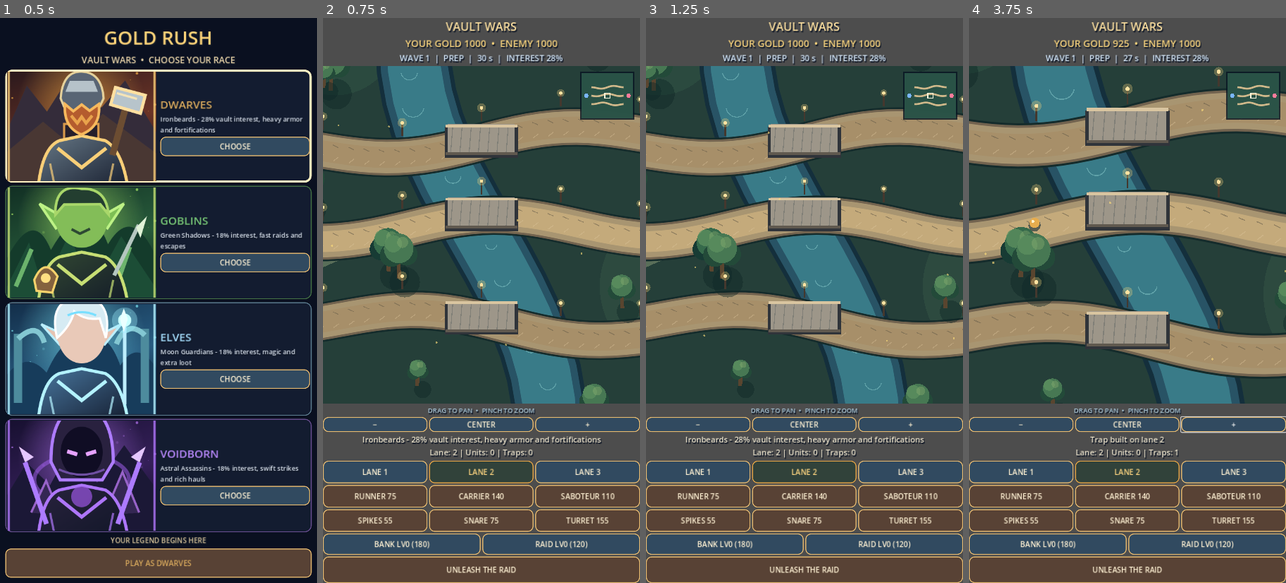
Above: before the commit, frames 1-4 (left to right).
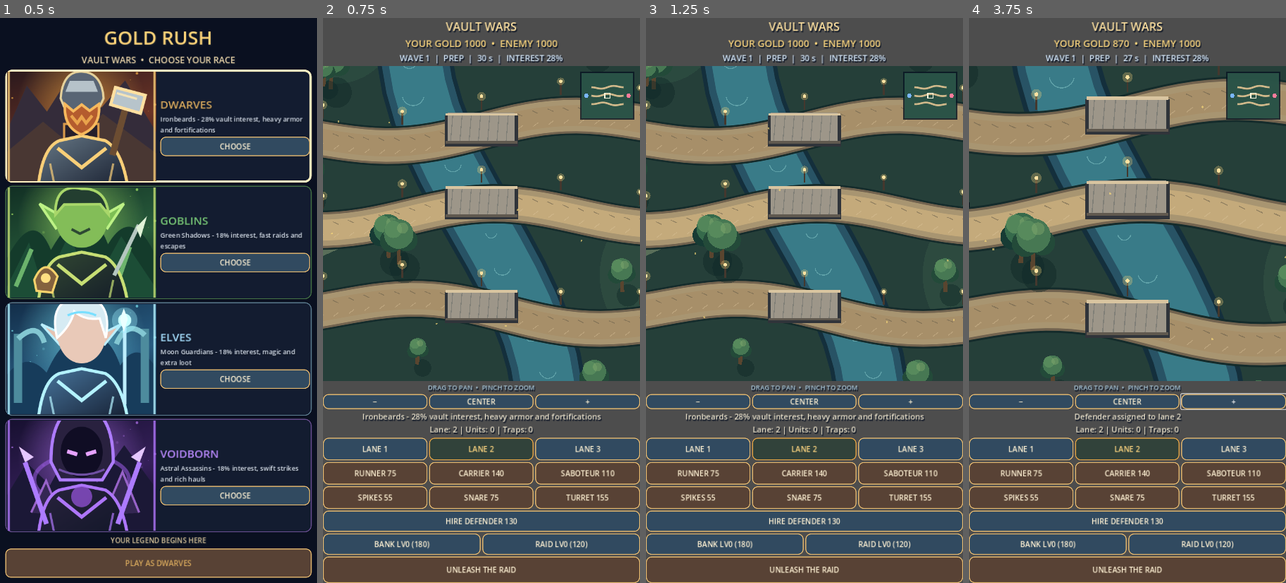
Above: after the commit, the same moments.

Repository: krzych3d/Gold-rush-mobile
Game: Godot game, scene res://main.tscn
The game is run twice, just before and just after one commit, with the same random seed, the same clock (stepped at 60 frames per second) and the same inputs.
Inputs (mouse positions are in pixels of both pictures, inside the frame that each line leads up to):
- Up to frame 1 (0.5 s): no input
- Up to frame 2 (0.75 s): click "PLAY AS DWARVES" at 0.5 s
- Up to frame 3 (1.25 s): no input
- Up to frame 4 (3.75 s): click (1127, 520) at 1.25 s, where only the run after the commit has a clickable "HIRE DEFENDER 130"; click "−" at 2 s; click "CENTER" at 2.75 s; click "+" at 3.5 s

Frame 1 is identical in both runs. In frame 2, 41% of the frame differs, in the area x 0-100%, y 8-91%; in frame 3, 41%; in frame 4, 42%, in the area x 0-100%, y 3-91%.

Commit message:
Add recruitable lane defenders, defensive combat AI and health bars for all combat units

Diff:
--- a/scripts/game.gd
+++ b/scripts/game.gd
@@ -11,6 +11,8 @@
 const HP := [45.0, 180.0, 75.0]
 const SPEED := [0.21, 0.105, 0.15]
 const TRAP_COSTS := [55, 75, 155]
+const GUARD_COST := 130
+const GUARD_HP := 190.0
 
 var selected_race := 0
 var wave := 1
@@ -27,6 +29,8 @@
 var orders: Array = [[], []]
 var traps: Array = [[], []]
 var units: Array = []
+var guards: Array = []
+var guard_button: Button
 var rng := RandomNumberGenerator.new()
 var message := "Build your army with coins. Protect your vault!"
 var hud: Label
@@ -125,6 +129,13 @@
 				button.pressed.connect(_buy_unit.bind(index))
 			else:
 				button.pressed.connect(_buy_trap.bind(index))
+	guard_button = Button.new()
+	guard_button.text = "HIRE DEFENDER 130"
+	guard_button.custom_minimum_size.y = 48
+	guard_button.size_flags_horizontal = Control.SIZE_EXPAND_FILL
+	root.add_child(guard_button)
+	_style_button(guard_button, true)
+	guard_button.pressed.connect(_buy_guard)
 	var economy_row := HBoxContainer.new()
 	root.add_child(economy_row)
 	invest_button = Button.new()
@@ -302,6 +313,61 @@
 	message = "Raid training %d/3: faster, stronger thieves." % raid_boost
 	_refresh()
 
+func _buy_guard() -> void:
+	if phase != "PREP":
+		return
+	var count := 0
+	for guard in guards:
+		if int(guard["side"]) == 0 and int(guard["lane"]) == lane:
+			count += 1
+	if gold[0] < GUARD_COST or count >= 3:
+		message = "Need 130 vault gold; max 3 defenders per lane."
+		_refresh()
+		return
+	gold[0] -= GUARD_COST
+	guards.append({"side": 0, "lane": lane, "position": 0.19 + float(count) * 0.11, "health": GUARD_HP, "max_health": GUARD_HP, "cooldown": 0.0})
+	_check_vaults()
+	message = "Defender assigned to lane %d" % (lane + 1)
+	_refresh()
+
+func _guard_combat(dt: float) -> void:
+	for guard in guards.duplicate():
+		if float(guard["health"]) <= 0.0:
+			guards.erase(guard)
+			continue
+		guard["cooldown"] = maxf(0.0, float(guard["cooldown"]) - dt)
+		var gp: Vector2 = _point(int(guard["lane"]), float(guard["position"]), int(guard["side"]))
+		var target: Dictionary = {}
+		var nearest := 135.0
+		for unit in units:
+			if int(unit["side"]) == int(guard["side"]) or int(unit["lane"]) != int(guard["lane"]):
+				continue
+			var up: Vector2 = _point(int(unit["lane"]), clampf(float(unit["position"]), 0.0, 1.0), int(unit["side"]))
+			var distance: float = gp.distance_to(up)
+			if distance < nearest:
+				nearest = distance
+				target = unit
+		if not target.is_empty() and float(guard["cooldown"]) <= 0.0:
+			target["health"] -= 26.0
+			guard["cooldown"] = 0.9
+			if float(target["health"]) <= 0.0:
+				if int(target["carried"]) > 0:
+					gold[int(guard["side"])] += int(target["carried"])
+				units.erase(target)
+		for unit in units:
+			if int(unit["side"]) == int(guard["side"]) or int(unit["lane"]) != int(guard["lane"]):
+				continue
+			var up: Vector2 = _point(int(unit["lane"]), clampf(float(unit["position"]), 0.0, 1.0), int(unit["side"]))
+			if gp.distance_to(up) < 48.0:
+				guard["health"] -= (9.0 if int(unit["kind"]) == -1 else 14.0) * dt
+
+func _draw_health_bar(p: Vector2, health: float, max_health: float, friendly: bool, width: float = 34.0) -> void:
+	var ratio: float = clampf(health / maxf(max_health, 1.0), 0.0, 1.0)
+	var top_left := p + Vector2(-width * 0.5, -54)
+	arena.draw_rect(Rect2(top_left - Vector2(2, 2), Vector2(width + 4, 10)), Color("08111c"))
+	arena.draw_rect(Rect2(top_left, Vector2(width, 6)), Color("542f37"))
+	arena.draw_rect(Rect2(top_left, Vector2(width * ratio, 6)), Color("55e98b") if friendly else Color("ff6976"))
+
 func _buy_unit(kind: int) -> void:
 	if phase != "PREP":
 		return
@@ -346,6 +412,15 @@
 		gold[1] -= COSTS[kind]
 		_check_vaults()
 		budget -= COSTS[kind]
+	if gold[1] >= GUARD_COST + 1 and guards.size() < mini(3 + wave, 9):
+		var bot_lane: int = rng.randi_range(0, 2)
+		var bot_count := 0
+		for guard in guards:
+			if int(guard["side"]) == 1 and int(guard["lane"]) == bot_lane:
+				bot_count += 1
+		if bot_count < 3:
+			gold[1] -= GUARD_COST
+			guards.append({"side": 1, "lane": bot_lane, "position": 0.19 + float(bot_count) * 0.11, "health": GUARD_HP, "max_health": GUARD_HP, "cooldown": 0.0})
 	if gold[1] >= 55 and traps[1].size() < wave * 2:
 		gold[1] -= 55
 		_check_vaults()
@@ -390,7 +465,7 @@
 	if side == 0:
 		unit_health *= 1.0 + float(raid_boost) * 0.12
 		unit_speed *= 1.0 + float(raid_boost) * 0.08
-	units.append({"side": side, "lane": path, "kind": kind, "position": offset, "returning": false, "health": unit_health, "speed": unit_speed, "capacity": unit_capacity, "carried": 0, "stunned": 0.0, "disarmed": false, "triggered": []})
+	units.append({"side": side, "lane": path, "kind": kind, "position": offset, "returning": false, "health": unit_health, "max_health": unit_health, "speed": unit_speed, "capacity": unit_capacity, "carried": 0, "stunned": 0.0, "disarmed": false, "triggered": []})
 
 func _tick() -> void:
 	if phase == "SELECT":
@@ -416,6 +491,7 @@
 	_refresh()
 
 func _simulate(dt: float) -> void:
+	_guard_combat(dt)
 	for unit in units.duplicate():
 		if unit["stunned"] > 0.0:
 			unit["stunned"] -= dt
@@ -509,6 +585,7 @@
 	info.text = message + "\nLane: %d | Units: %d | Traps: %d" % [lane + 1, orders[0].size(), traps[0].size()]
 	for i in range(3, 9):
 		controls[i].disabled = phase != "PREP"
+	guard_button.disabled = phase != "PREP" or gold[0] < GUARD_COST
 	invest_button.disabled = phase != "PREP" or bank_level >= 5 or gold[0] < 180 + bank_level * 110
 	raid_button.disabled = phase != "PREP" or raid_boost >= 3 or gold[0] < 120
 	invest_button.text = "BANK LV%d (%d)" % [bank_level, 180 + bank_level * 110] if bank_level < 5 else "BANK MAX"
@@ -709,11 +786,21 @@
 			arena.draw_circle(p + Vector2(0, 5), 12, Color("142c35", 0.6))
 			arena.draw_circle(p, 10, [Color("bdb7a9"), Color("e5ac4e"), Color("a8a0cf")][trap["kind"]])
 			arena.draw_circle(p + Vector2(-3, -3), 3, Color("fff2cb"))
+	for guard in guards:
+		var gp: Vector2 = _point(int(guard["lane"]), float(guard["position"]), int(guard["side"]))
+		var friendly: bool = int(guard["side"]) == 0
+		arena.draw_circle(gp + Vector2(0, 12), 20, Color("0a1c25", 0.65))
+		arena.draw_rect(Rect2(gp + Vector2(-14, -29), Vector2(28, 39)), Color("4b88aa") if friendly else Color("b75d6a"))
+		arena.draw_circle(gp + Vector2(0, -30), 11, Color("e2c29f"))
+		arena.draw_colored_polygon(PackedVector2Array([gp + Vector2(-15, -33), gp + Vector2(0, -49), gp + Vector2(15, -33)]), Color("c6d6dd"))
+		arena.draw_line(gp + Vector2(18, -8), gp + Vector2(18, -40), Color("f1d99c"), 5)
+		_draw_health_bar(gp, float(guard["health"]), float(guard["max_health"]), friendly, 42)
 	for unit in units:
 		var p := _point(unit["lane"], clampf(unit["position"], 0.0, 1.0), unit["side"])
 		var bob := sin(visual_time * 10.0 + float(unit["position"]) * 12.0) * 2.0
 		var color: Color = RACE_COLORS[selected_race] if unit["side"] == 0 else Color("ff8c96")
 		_draw_character(p + Vector2(0, bob), color, unit)
+		_draw_health_bar(p + Vector2(0, bob), float(unit["health"]), float(unit["max_health"]), int(unit["side"]) == 0)
 	for i in 9:
 		var gx := center.x + sin(float(i) * 5.12 + visual_time * 0.7) * w * 0.65
 		var gy := center.y + cos(float(i) * 4.73 + visual_time * 0.4) * h * 0.48
